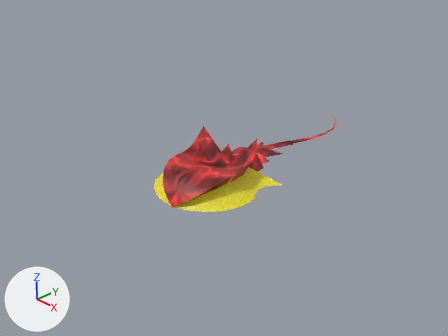
An edit to the Blender file Content/Blender/fran_ship2.blend, drawn before and after from the same camera.
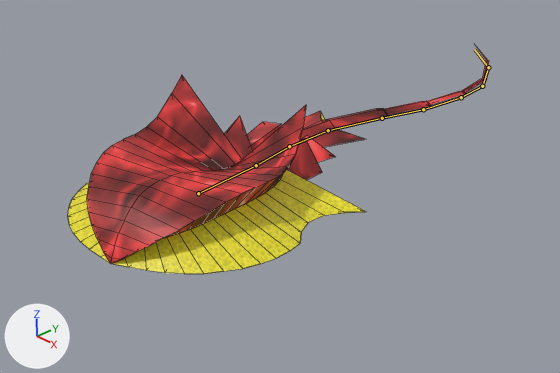
Each version is shown from the file's camera 'Camera', then close up on the part from 28% to 82% of the width and 28% to 76% of the height. The axes (+X, +Y, +Z) are drawn at lower left. The lights are the same throughout. Both versions are drawn at the pose saved in each file; the numbers are the values there. The bones that bend it are drawn over the model as lines in the close-ups. The close-ups show mesh edges as thin lines.
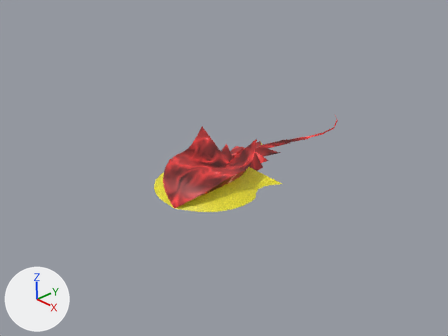
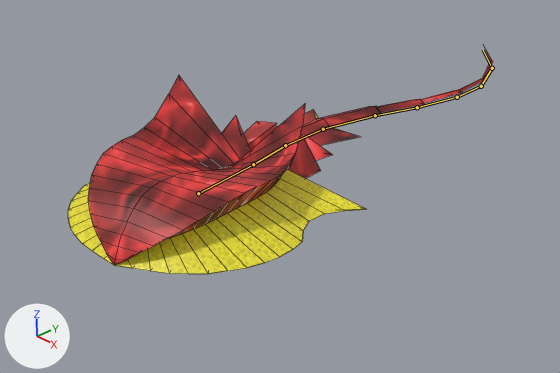
Where the change shows, as pixel boxes (x1, y1, x2, y2) in the close-ups (560 x 373 px):
'Sphere.001', posed: before (68, 46, 489, 274); after (68, 48, 493, 274)
bone 'Bone', root to tip: before (198, 193) to (256, 165); after (198, 193) to (253, 164)
bone 'Bone.002', root to tip: before (289, 146) to (328, 130); after (285, 145) to (323, 129)
bone 'Bone.004', root to tip: before (382, 118) to (423, 109); after (375, 115) to (417, 107)
bone 'Bone.005', root to tip: before (423, 109) to (461, 97); after (417, 107) to (457, 97)
bone 'Bone.006', root to tip: before (461, 97) to (482, 86); after (457, 97) to (481, 86)

The change, as a list of edits to the scene's bpy script:
```text
Change bone_bone:
    where bone_bone = bpy.data.objects['Armature'].pose.bones['Bone']
    bone_bone.rotation_quaternion: (0.993, 0.0, -0.014, 0.115) -> (0.991, 0.0, -0.016, 0.129)  # degrees (0, -2, 13) -> degrees (0, -2, 15)
Change bone_bone_002:
    where bone_bone_002 = bpy.data.objects['Armature'].pose.bones['Bone.002']  # child of 'Bone.001'
    bone_bone_002.rotation_quaternion: (0.997, 0.0, 0.0, 0.071) -> (0.998, 0.0, 0.0, 0.064)  # degrees (0, 0, 8) -> degrees (0, 0, 7)
Change bone_bone_004:
    where bone_bone_004 = bpy.data.objects['Armature'].pose.bones['Bone.004']  # child of 'Bone.003'
    bone_bone_004.rotation_quaternion: (0.999, 0.0, 0.0, 0.033) -> (0.998, 0.0, 0.0, 0.064)  # degrees (0, 0, 4) -> degrees (0, 0, 7)
Change bone_bone_005:
    where bone_bone_005 = bpy.data.objects['Armature'].pose.bones['Bone.005']  # child of 'Bone.004'
    bone_bone_005.rotation_quaternion: (0.996, 0.0, 0.0, -0.088) -> (0.998, 0.0, 0.0, -0.065)  # degrees (0, 0, -10) -> degrees (0, 0, -7)
Change bone_bone_006:
    where bone_bone_006 = bpy.data.objects['Armature'].pose.bones['Bone.006']  # child of 'Bone.005'
    bone_bone_006.rotation_quaternion: (0.993, 0.0, 0.0, -0.115) -> (0.994, 0.0, 0.0, -0.107)  # degrees (0, 0, -13) -> degrees (0, 0, -12)
```
